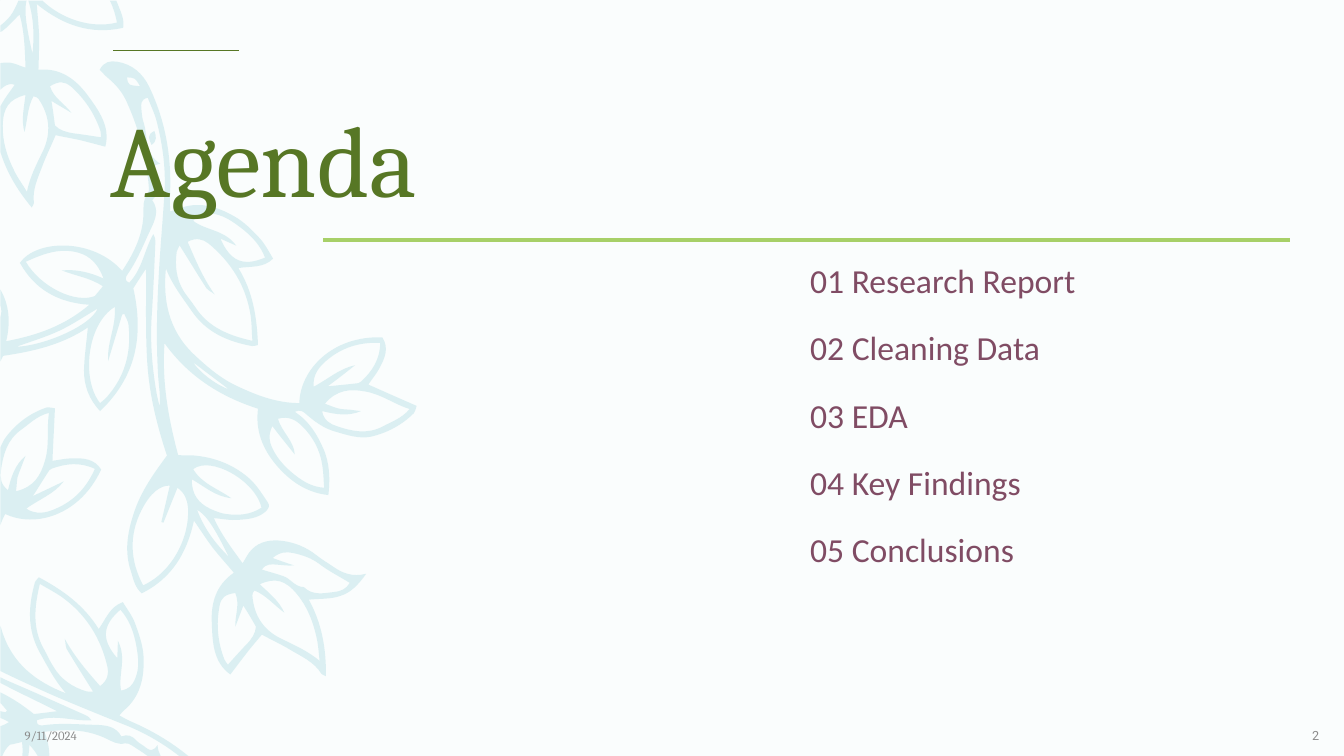
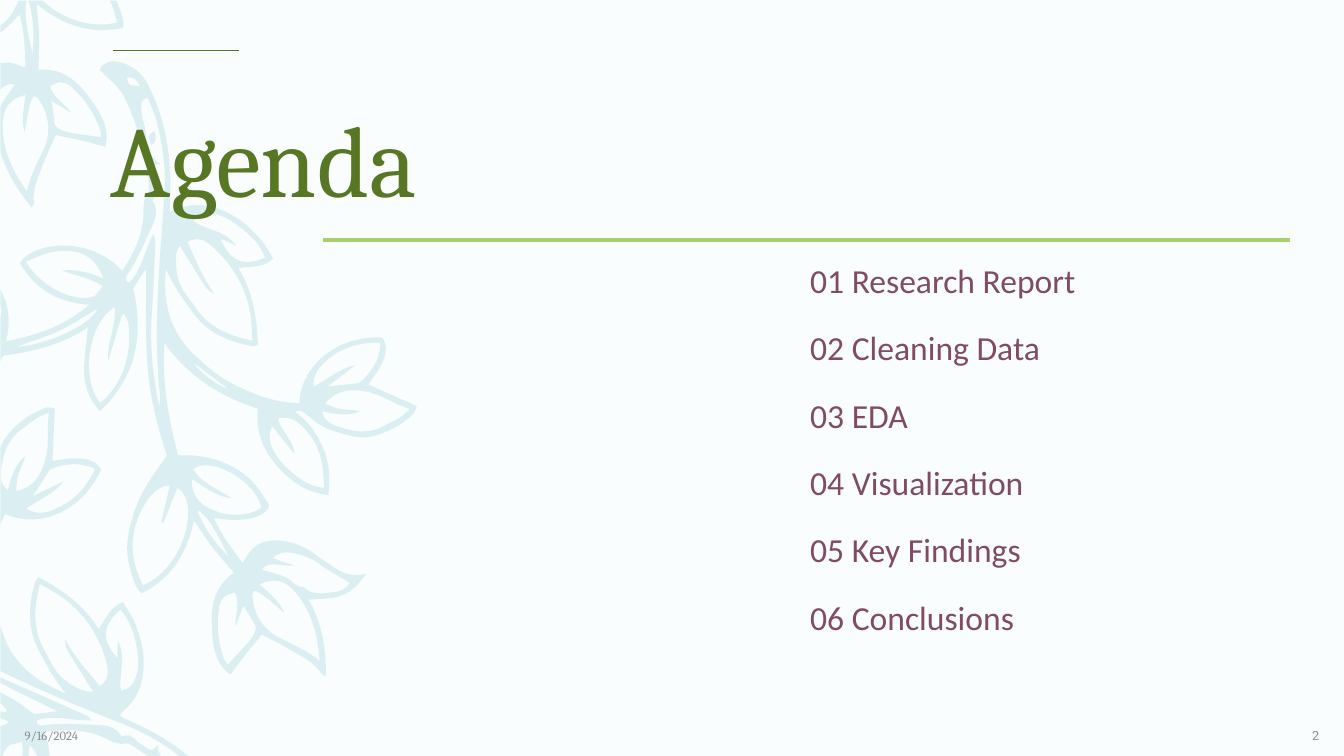
Before and after one commit to ParthiviGaikwad/Anudip, a slide deck: slide 2 of Mentor Mind/Problem Statement.pptx. Drawn at 1344x756 pixels with LibreOffice and Linux fonts; fonts in the diff are those of the drawing. Boxes give left, top, right and bottom in pixels: in the first picture for what was removed or moved away, otherwise in the second. Text is boxed around its words. In the diff, an @@ line names an element or a change of style, - is before the commit and + after.

```diff
--- a/Mentor Mind/Problem Statement.pptx
+++ b/Mentor Mind/Problem Statement.pptx
@@ text at bbox=[810, 471, 1024, 631]: text changed @@
-04 Key Findings
-05 Conclusions
+04 Visualization
+05 Key Findings
+06 Conclusions
@@ text at bbox=[25, 731, 78, 741]: text changed @@
-9/11/2024
+9/16/2024
```
Also in this commit, not shown: 30 other slides changed, 55 slides added, 2 slides removed.
